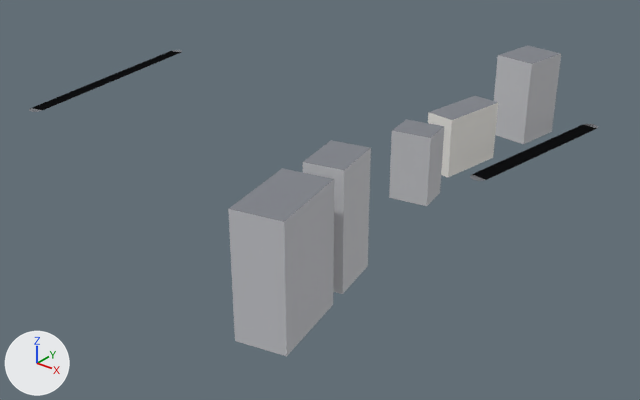
Before and after pictures for a commit that changed the glTF model apps/client/public/cities/moscow_synth/tiles/-4_-1.glb.
One viewpoint serves both versions: a 50 mm lens placed at (-610.0, -163.0, 160.0), pointed at (-845.0, 131.0, -22.0). Arrows for +X, +Y and +Z are at lower left; the lights stay in place. The older version comes first. Vertices at exactly the same position are counted once.
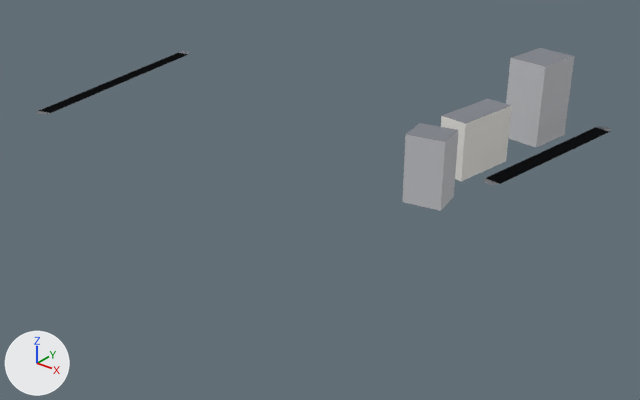
Location of each change, (x1, y1, x2, y2) in pixels of the pictures (640 x 400 px; the box of a moved part takes in the faces that stretch with it):
'Mesh_0', reshaped (47% shorter)
    before: (29, 45, 598, 356)
    after: (37, 48, 611, 211)
part 1 of me_mesh_0, moved or reshaped
    before: (472, 125, 597, 180)
    after: (486, 127, 610, 184)
part 2 of me_mesh_0, moved or reshaped
    before: (32, 51, 181, 110)
    after: (39, 53, 188, 113)
part 3 of me_mesh_0, moved or reshaped
    before: (389, 119, 444, 206)
    after: (402, 123, 459, 211)
part 4 of me_mesh_0, moved or reshaped
    before: (428, 96, 498, 177)
    after: (441, 99, 512, 181)
part 5 of me_mesh_0, moved or reshaped
    before: (494, 45, 561, 144)
    after: (506, 48, 575, 147)
part 6 of me_mesh_0, deleted
    before: (228, 168, 334, 356)
part 7 of me_mesh_0, deleted
    before: (303, 140, 371, 294)
part 8 of me_mesh_0, moved or reshaped
    before: (470, 175, 485, 181)
    after: (483, 178, 499, 185)
part 9 of me_mesh_0, moved or reshaped
    before: (29, 50, 598, 128)
    after: (37, 52, 611, 131)

The change in detail:
me_mesh_0 is used by ob_mesh_0; location (0.0, 0.0, 0.0).
me_mesh_0 had 92 vertices, 94 faces and spanned x -1024.0..-756.0, y 0.0..248.0, z 0.0..46.0.
me_mesh_0 now has 76 vertices, 74 faces and spans x -1018.0..-753.0, y 84.0..248.0, z 0.0..39.0.
me_mesh_0 part 1: the loose piece of 4 vertices spanning x -780.0..-759.0, y 155.0..245.0, z 0.0 is moved by (7.0, 0.0, 0.0).
me_mesh_0 part 2: the loose piece of 4 vertices spanning x -1024.0..-996.0, y 87.0..206.0, z 0.0 is moved by (7.0, 0.0, 0.0).
me_mesh_0 part 3: the loose piece of 8 vertices spanning x -797.0..-778.0, y 114.0..132.0, z 0.0..30.0 is moved by (7.0, 0.0, 0.0).
me_mesh_0 part 4: the loose piece of 8 vertices spanning x -799.0..-782.0, y 147.0..181.0, z 0.0..27.0 is moved by (7.0, 0.0, 0.0).
me_mesh_0 part 5: the loose piece of 8 vertices spanning x -797.0..-775.0, y 202.0..229.0, z 0.0..39.0 is moved by (7.0, 0.0, 0.0).
me_mesh_0 part 6: the loose piece of 8 vertices spanning x -781.0..-756.0, y 0.0..35.0, z 0.0..46.0 is deleted.
me_mesh_0 part 7: the loose piece of 8 vertices spanning x -783.0..-764.0, y 39.0..63.0, z 0.0..46.0 is deleted.
Part 8, on me_mesh_0:
9 vertices are removed from x -780.0..-772.0, y 152.0..160.0, z 0.0.
10 faces are deleted.
9 vertices are added at x -773.0..-765.0, y 152.0..160.0, z 0.0.
10 new faces join them, mat_road.
Part 9, on me_mesh_0:
27 vertices are removed from x -1024.0..-759.0, y 84.0..248.0, z 0.0.
30 faces are deleted.
27 vertices are added at x -1018.0..-753.0, y 84.0..248.0, z 0.0.
30 new faces join them, mat_road.
